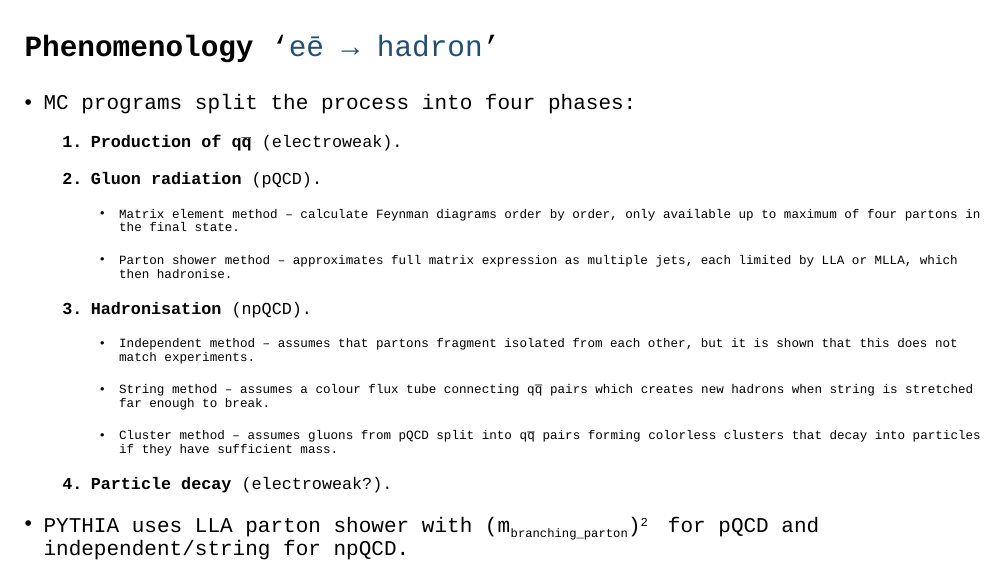
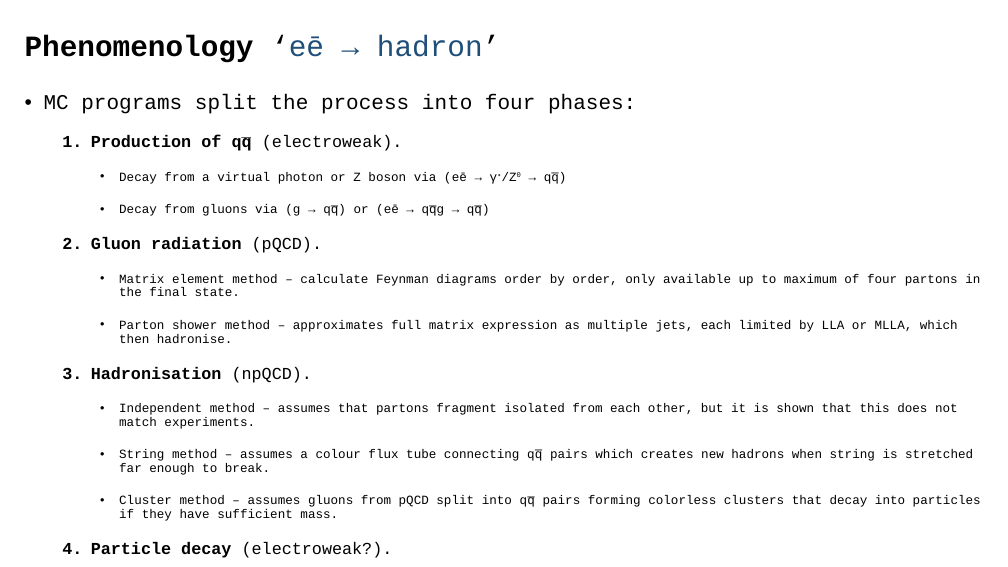
Before and after one commit to phylmath/HEP-Pheno-Project, a slide deck: slide 14 of Progress-Updates.pptx (slide 12 before the commit). Drawn at 1008x567 pixels with LibreOffice and Linux fonts; fonts in the diff are those of the drawing. Boxes give left, top, right and bottom in pixels: in the first picture for what was removed or moved away, otherwise in the second. Text is boxed around its words. In the diff, an @@ line names an element or a change of style, - is before the commit and + after.

Commit message:
File updates

```diff
--- a/Progress-Updates.pptx
+++ b/Progress-Updates.pptx
@@ text at box(119, 172, 555, 216): paragraphs added @@
+    • Decay from a virtual photon or Z boson via (eē → γ∗/Z0 → qq̅)
+    • Decay from gluons via (g → qq̅) or (eē → qq̅g → qq̅)
```
Also in this commit, not shown: 2 other slides changed, 6 slides added.
